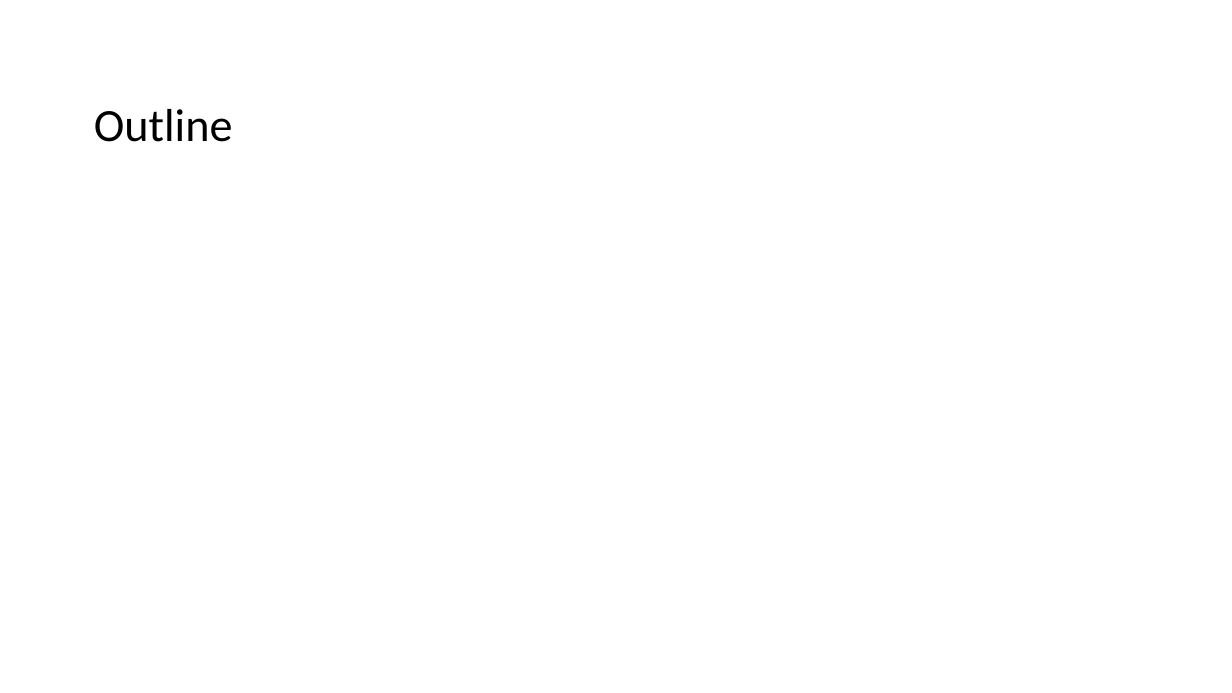
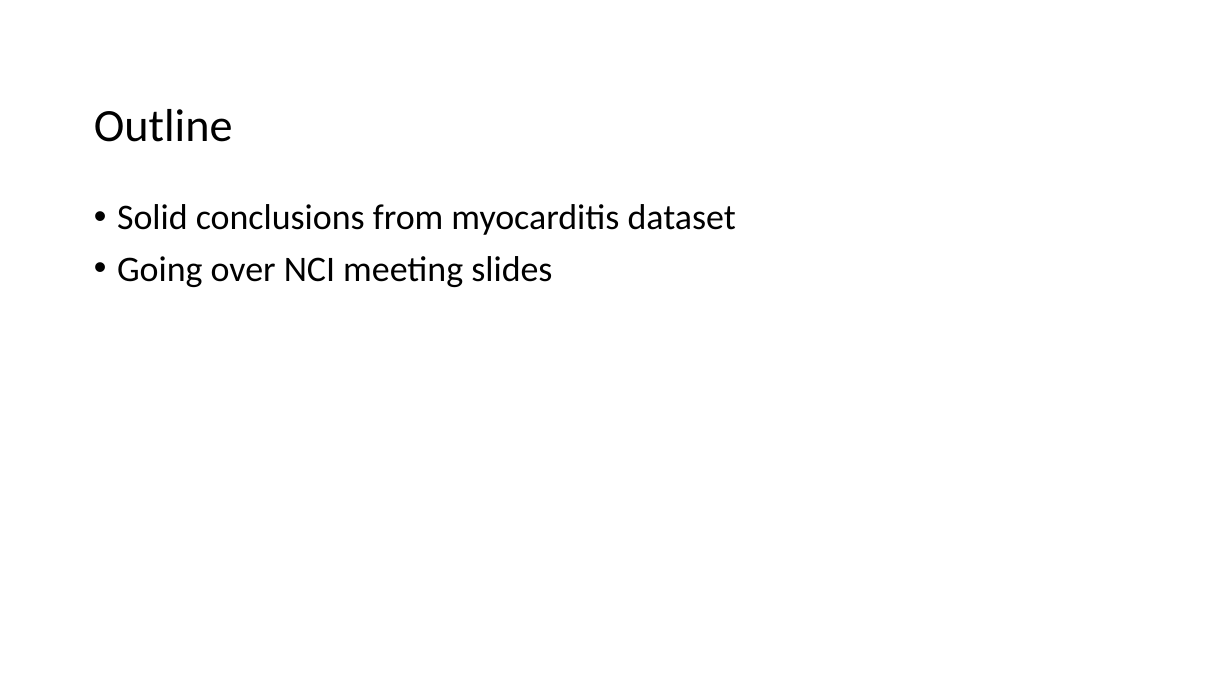
Before and after one commit to tybottorff/bottorffdocs, a slide deck: slide 2 of linsley_postdoc/presentations/weekly_meetings/12_7_23.pptx. Drawn at 1232x693 pixels with LibreOffice and Linux fonts; fonts in the diff are those of the drawing. Boxes give left, top, right and bottom in pixels: in the first picture for what was removed or moved away, otherwise in the second. Text is boxed around its words. In the diff, an @@ line names an element or a change of style, - is before the commit and + after.

```diff
--- a/linsley_postdoc/presentations/weekly_meetings/12_7_23.pptx
+++ b/linsley_postdoc/presentations/weekly_meetings/12_7_23.pptx
@@ text added at <box>117,204,736,287</box>, 28 pt, text #000000 @@
+• Solid conclusions from myocarditis dataset
+• Going over NCI meeting slides
```
Also in this commit, not shown: 5 other slides changed, 2 slides added, 2 slides removed, 2 other files.
